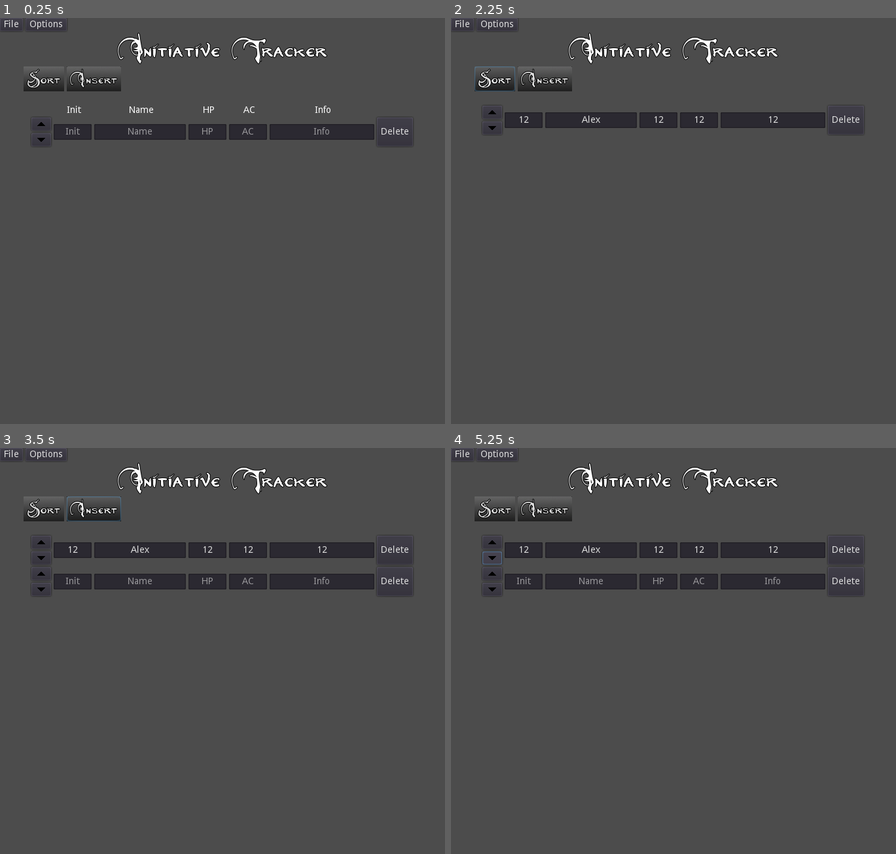
Above: before the commit, frames 1-4 (two rows, left to right).
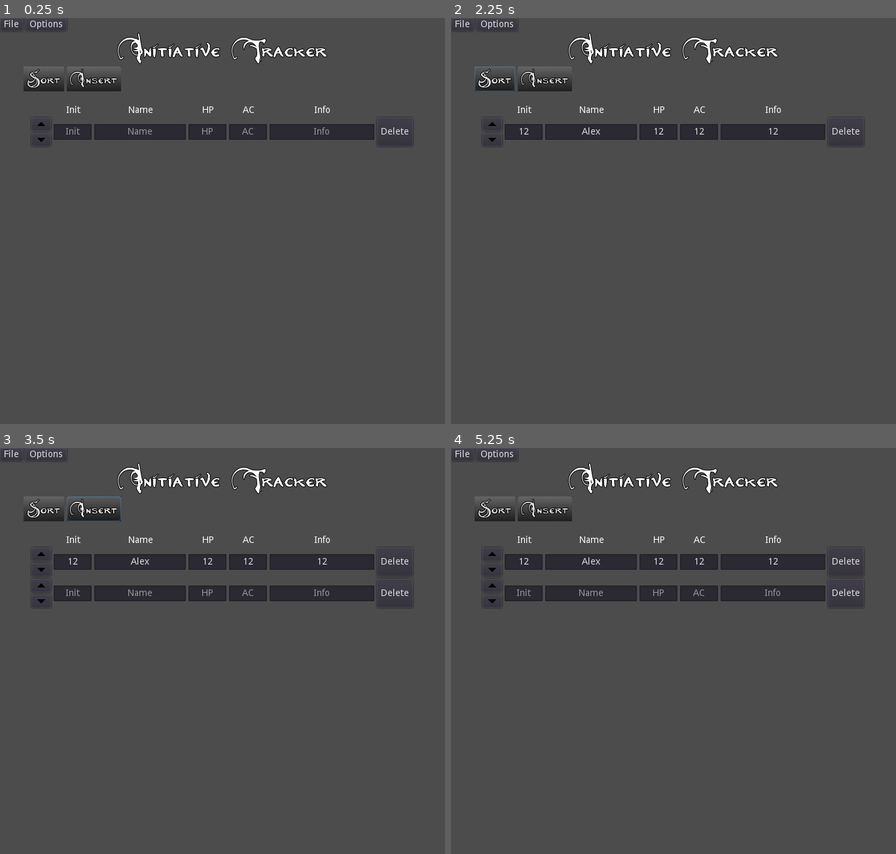
Above: after the commit, the same moments.

Repository: kellcj2/Initiative-Tracker
Game: Godot game, scene res://Scenes/Main.tscn
Two runs of this game, one before a commit and one after it. Both use one fixed random seed, a clock stepped at 60 frames per second and the inputs below.
Inputs (mouse positions are in pixels of both pictures, inside the frame that each line leads up to):
- Up to frame 1 (0.25 s): no input
- Up to frame 2 (2.25 s): click (522, 131) at 0.52 s; type "12" at 0.6 s; click (588, 131) at 0.75 s; type "Alex" at 0.83 s; click (660, 131) at 0.98 s; type "12" at 1.07 s; click (700, 131) at 1.27 s; type "12" at 1.35 s; click (771, 131) at 1.5 s; type "12" at 1.58 s; click "Sort" at 2 s
- Up to frame 3 (3.5 s): click "Insert" at 2.75 s
- Up to frame 4 (5.25 s): click "File" at 3.5 s; click (491, 541) at 4.27 s; click (491, 557) at 5.02 s

The runs differ from the first frame. In frame 1, 0.2% of the frame differs, in the area x 14-75%, y 21-24%; in frame 2, 4.3%; in frame 3, 8.4%; in frame 4, 8.4%, in the area x 7-93%, y 21-40%.

Commit message:
Bug fixes

Diff:
--- a/Scenes/Character.tscn
+++ b/Scenes/Character.tscn
@@ -9,6 +9,9 @@
 margin_bottom = 24.0
 mouse_filter = 0
 script = ExtResource( 1 )
+__meta__ = {
+"_edit_use_anchors_": false
+}
 
 [node name="Init" type="LineEdit" parent="."]
 margin_right = 58.0
--- a/Scenes/Main.tscn
+++ b/Scenes/Main.tscn
@@ -15,13 +15,15 @@
 anchor_right = 1.0
 anchor_bottom = 1.0
 script = ExtResource( 1 )
+__meta__ = {
+"_edit_use_anchors_": false
+}
 
 [node name="VBoxContainer" type="VBoxContainer" parent="."]
 margin_right = 680.0
 margin_bottom = 620.0
 
 [node name="Menu" type="HBoxContainer" parent="VBoxContainer"]
-editor/display_folded = true
 margin_right = 680.0
 margin_bottom = 20.0
 script = ExtResource( 2 )
@@ -78,3 +80,55 @@
 margin_bottom = 130.0
 rect_min_size = Vector2( 0, 10 )
 size_flags_vertical = 0
+
+[node name="Labels" type="HBoxContainer" parent="VBoxContainer"]
+margin_top = 134.0
+margin_right = 680.0
+margin_bottom = 148.0
+alignment = 1
+
+[node name="Init" type="Label" parent="VBoxContainer/Labels"]
+margin_left = 83.0
+margin_right = 141.0
+margin_bottom = 14.0
+rect_min_size = Vector2( 58, 0 )
+text = "Init"
+align = 1
+
+[node name="Name" type="Label" parent="VBoxContainer/Labels"]
+margin_left = 145.0
+margin_right = 285.0
+margin_bottom = 14.0
+rect_min_size = Vector2( 140, 0 )
+text = "Name"
+align = 1
+
+[node name="HP" type="Label" parent="VBoxContainer/Labels"]
+margin_left = 289.0
+margin_right = 347.0
+margin_bottom = 14.0
+rect_min_size = Vector2( 58, 0 )
+text = "HP"
+align = 1
+
+[node name="AC" type="Label" parent="VBoxContainer/Labels"]
+margin_left = 351.0
+margin_right = 409.0
+margin_bottom = 14.0
+rect_min_size = Vector2( 58, 0 )
+text = "AC"
+align = 1
+
+[node name="Info" type="Label" parent="VBoxContainer/Labels"]
+margin_left = 413.0
+margin_right = 573.0
+margin_bottom = 14.0
+rect_min_size = Vector2( 160, 0 )
+text = "Info"
+align = 1
+
+[node name="Spacer" type="Label" parent="VBoxContainer/Labels"]
+margin_left = 577.0
+margin_right = 597.0
+margin_bottom = 14.0
+rect_min_size = Vector2( 20, 0 )
--- a/Scenes/Row.tscn
+++ b/Scenes/Row.tscn
@@ -12,61 +12,13 @@
 margin_bottom = 62.0
 size_flags_horizontal = 4
 script = ExtResource( 1 )
-
-[node name="Labels" type="HBoxContainer" parent="."]
-margin_right = 583.0
-margin_bottom = 14.0
-
-[node name="Space" type="Label" parent="Labels"]
-margin_right = 32.0
-margin_bottom = 14.0
-rect_min_size = Vector2( 32, 0 )
-align = 1
-
-[node name="Init" type="Label" parent="Labels"]
-margin_left = 36.0
-margin_right = 94.0
-margin_bottom = 14.0
-rect_min_size = Vector2( 58, 0 )
-text = "Init"
-align = 1
-
-[node name="Name" type="Label" parent="Labels"]
-margin_left = 98.0
-margin_right = 238.0
-margin_bottom = 14.0
-rect_min_size = Vector2( 140, 0 )
-text = "Name"
-align = 1
-
-[node name="HP" type="Label" parent="Labels"]
-margin_left = 242.0
-margin_right = 300.0
-margin_bottom = 14.0
-rect_min_size = Vector2( 58, 0 )
-text = "HP"
-align = 1
-
-[node name="AC" type="Label" parent="Labels"]
-margin_left = 304.0
-margin_right = 362.0
-margin_bottom = 14.0
-rect_min_size = Vector2( 58, 0 )
-text = "AC"
-align = 1
-
-[node name="Info" type="Label" parent="Labels"]
-margin_left = 366.0
-margin_right = 526.0
-margin_bottom = 14.0
-rect_min_size = Vector2( 160, 0 )
-text = "Info"
-align = 1
+__meta__ = {
+"_edit_use_anchors_": false
+}
 
 [node name="Char" type="HBoxContainer" parent="."]
-margin_top = 18.0
 margin_right = 583.0
-margin_bottom = 62.0
+margin_bottom = 44.0
 
 [node name="Buttons" type="VBoxContainer" parent="Char"]
 margin_right = 30.0
--- a/Scripts/Character.gd
+++ b/Scripts/Character.gd
@@ -1,21 +1,32 @@
 extends HBoxContainer
 
+onready var expression = Expression.new()
+
 func _ready():
-	var init_text = get_node("Init")
-	init_text.connect("focus_exited", self, "_check_input")
-	init_text.connect("focus_exited", self, "_clear_select", [init_text])
+# warning-ignore:return_value_discarded
+	$Init.connect("focus_exited", self, "_check_input", [null, $Init])
+# warning-ignore:return_value_discarded
+	$HP.connect("focus_exited", self, "_check_input", [null, $HP])
+# warning-ignore:return_value_discarded
+	$AC.connect("focus_exited", self, "_check_input", [null, $AC])
 
-	var name = get_node("Name")
-	name.connect("focus_exited", self, "_clear_select", [name])
+# warning-ignore:return_value_discarded
+	$Init.connect("text_entered", self, "_check_input", [$Init]) # enter is pressed
+# warning-ignore:return_value_discarded
+	$HP.connect("text_entered", self, "_check_input", [$HP])
+# warning-ignore:return_value_discarded
+	$AC.connect("text_entered", self, "_check_input", [$AC])
 
-	var hp = get_node("HP")
-	hp.connect("focus_exited", self, "_clear_select", [hp])
-
-	var ac = get_node("AC")
-	ac.connect("focus_exited", self, "_clear_select", [ac])
-
-	var info = get_node("Info")
-	info.connect("focus_exited", self, "_clear_select", [info])
+# warning-ignore:return_value_discarded
+	$Init.connect("focus_exited", self, "_clear_select", [$Init])
+# warning-ignore:return_value_discarded
+	$Name.connect("focus_exited", self, "_clear_select", [$Name])
+# warning-ignore:return_value_discarded
+	$HP.connect("focus_exited", self, "_clear_select", [$HP])
+# warning-ignore:return_value_discarded
+	$AC.connect("focus_exited", self, "_clear_select", [$AC])
+# warning-ignore:return_value_discarded
+	$Info.connect("focus_exited", self, "_clear_select", [$Info])
 
 
 # @name: _clear_select
@@ -33,40 +44,30 @@
 
 # @name: _check_input
 # @desc: if input is expression, calculate. If error, make red
-func _check_input():
-	var init_node = get_node("Init")
-	var txt = init_node.text
-	var numbers = []
-	var ops = ''
-	var i = 0
-	var max_len = len(txt)
+func _check_input(text, node):
+	var result
+	if text == null:
+		result = _eval(node.text)
+	else:
+		result = _eval(text)
 
-	while i < max_len:
-		var num = ''
-		if txt[i] == '-': # deals with negatives
-			num += txt[i]
-			if i+1 < max_len:
-				 i += 1
+	if result != null:
+		node.text = result
+		node.add_color_override("font_color", Color(1, 1, 1, 0.8)) # white
+	else:
+		node.add_color_override("font_color", Color(1, 0.27, 0, 1)) # red
 
-		while (int(txt[i]) or txt[i] == '0'): # get entire integer
-			num += txt[i]
-			if i < len(txt)-1:
-				i += 1
-			else: # end of input
-				break
 
-		if len(num) > 0 or txt[i] == '0':
-			numbers.append(int(num))
-		if (txt[i] == '+' or txt[i] == '-') and (numbers.size() > 0):
-			ops += txt[i]
-		elif (txt[i] != ' ') and (txt[i] != '0') and (!int(txt[i])): # invalid character, error
-			init_node.add_color_override("font_color", Color(1, 0.27, 0, 1))
-			return
-		i += 1
-	# -- end while
-	#print(numbers)
-	if ops == '+':
-		init_node.text = String(numbers[0] + numbers[1])
-	elif ops == '-' and numbers.size() > 1:
-		init_node.text = String(numbers[0] - numbers[1])
-	init_node.add_color_override("font_color", Color(1, 1, 1, 0.8))
+# @name: _eval
+# @desc: evaluates expression
+# @param: command: string to be evaluated
+# @return: null if error, result otherwise
+func _eval(command):
+	var error = expression.parse(command, [])
+	if error != OK:
+		print(expression.get_error_text())
+		return null
+	var result = expression.execute([], null, true) # need to check if failed
+	if not expression.has_execute_failed():
+		return str(result)
+	return null
--- a/Scripts/Main.gd
+++ b/Scripts/Main.gd
@@ -73,9 +73,7 @@
 	row.get_node("Char/Buttons/ButtonUp").connect("button_down", self, "_move_up", [row])
 	row.get_node("Char/Buttons/ButtonDown").connect("button_down", self, "_move_down", [row])
 	row.connect("tree_exiting", self, "_row_deleted")
-
-	if numRows == 1:
-		row.get_node("Labels").show()
+	_set_char_info(row)
 
 
 # @name: _move_up
@@ -120,14 +118,7 @@
 func _row_deleted():
 	numRows -= 1
 	_set_order_numbers()
-	if numRows > 0:
-		var nodes = get_tree().get_nodes_in_group("Rows")
-		for n in nodes:
-			print("ordernum: " + String(n.orderNum))
-			if n.orderNum == 1:
-				n.get_node("Labels").show()
-
-	print("num rows: " + String(numRows))
+	#print("num rows: " + String(numRows))
 
 # @name: _sort_characters
 # @param: type of sort - either "sort_order" or "sort_val"
@@ -142,11 +133,11 @@
 		i.queue_free()
 
 	var parent = get_node("VBoxContainer")
+	numRows = newNodes.size()
+
 	for i in newNodes: # add sorted nodes to scene
 		parent.add_child(i)
-		numRows += 1
-		if numRows == 1:
-			i.get_node("Labels").show()
+		_set_char_info(i)
 
 	_test_integers(newNodes) # checks if Init is integer
 
@@ -195,3 +186,28 @@
 	for i in rows:
 		i.orderNum = num
 		num += 1
+
+# @name: _set_char_info
+# @desc: sets LineEdits in a row to visible or not based on Menu selection
+func _set_char_info(row):
+	var menu = get_node("VBoxContainer/Menu")
+
+	if !menu.nameVisible:
+		row.get_node("Char/Character/Name").hide()
+	else:
+		row.get_node("Char/Character/Name").show()
+
+	if !menu.hpVisible:
+		row.get_node("Char/Character/HP").hide()
+	else:
+		row.get_node("Char/Character/HP").show()
+
+	if !menu.acVisible:
+		row.get_node("Char/Character/AC").hide()
+	else:
+		row.get_node("Char/Character/AC").show()
+
+	if !menu.infoVisible:
+		row.get_node("Char/Character/Info").hide()
+	else:
+		row.get_node("Char/Character/Info").show()
--- a/Scripts/Menu.gd
+++ b/Scripts/Menu.gd
@@ -114,6 +114,11 @@
 	var save_game = File.new()
 	if save_game.open(filename, File.WRITE) != 0:
 		return # can't open file
+
+	save_game.store_line(to_json(nameVisible))
+	save_game.store_line(to_json(hpVisible))
+	save_game.store_line(to_json(acVisible))
+	save_game.store_line(to_json(infoVisible))
 	var save_nodes = get_tree().get_nodes_in_group("Rows")
 	for i in save_nodes: # get all data in current rows and write to file
 		var char_data = i._get_save_data()
@@ -141,17 +146,20 @@
 	# process saved data
 	load_game.open(filename, File.READ)
 	var numRows = 0
-	while not load_game.eof_reached():
+
+	# first 4 lines have label data
+	var name = parse_json(load_game.get_line())
+	var hp = parse_json(load_game.get_line())
+	var ac = parse_json(load_game.get_line())
+	var info = parse_json(load_game.get_line())
+
+	while load_game.get_position() < load_game.get_len():
 		var current_line = parse_json(load_game.get_line())
-		if current_line == null: # there's a blank line at end of file when saving for whatever reason...
-			break
 
 		numRows += 1
 		var new_object = load(current_line["filename"]).instance()
 		get_node(current_line["parent"]).add_child(new_object)
 		new_object.orderNum = numRows
-		if numRows == 1:
-			new_object.get_node("Labels").show()
 
 		for i in current_line.keys(): # sets appropriate data for the new object
 			if i == "filename" or i == "parent":
@@ -160,6 +168,28 @@
 			new_object.get_node(data_path).text = current_line[i]
 
 	load_game.close()
+
+	# set LineEdits to invisible if necessary
+	var rows = get_tree().get_nodes_in_group("Rows")
+	for row in rows:
+		if not name:
+			row.get_node("Char/Character/Name").hide()
+		if not hp:
+			row.get_node("Char/Character/HP").hide()
+		if not ac:
+			row.get_node("Char/Character/AC").hide()
+		if not info:
+			row.get_node("Char/Character/Info").hide()
+
+	# set option buttons to appropriate setting
+	if name != nameVisible:
+		_options_pressed(0)
+	if hp != hpVisible:
+		_options_pressed(1)
+	if ac != acVisible:
+		_options_pressed(2)
+	if info != infoVisible:
+		_options_pressed(3)
 
 
 # @name: _options_pressed
@@ -181,12 +211,16 @@
 		current = infoVisible
 
 	var name = options.get_item_text(ID)
-
+	# show / hide respective label
+	if current:
+		get_parent().get_node("Labels/" + name).show()
+	else:
+		get_parent().get_node("Labels/" + name).hide()
+
+	# show / hide respective LineEdit in row
 	var rows = get_tree().get_nodes_in_group("Rows")
 	for row in rows:
 		if current:
 			row.get_node("Char/Character/" + name).show()
-			row.get_node("Labels/" + name).show()
 		else:
 			row.get_node("Char/Character/" + name).hide()
-			row.get_node("Labels/" + name).hide()
--- a/Scripts/Row.gd
+++ b/Scripts/Row.gd
@@ -3,29 +3,13 @@
 var orderNum
 
 func _ready():
-	get_node("Labels").hide()
 	orderNum = get_parent().get_parent().numRows
 
 	var delButton = get_node("Char/Delete")
 	delButton.connect("button_down", self, "_delete_button")
 
-	var menu = get_parent().get_node("Menu")
-	if !menu.nameVisible:
-		get_node("Char/Character/Name").hide()
-	if !menu.hpVisible:
-		get_node("Char/Character/HP").hide()
-	if !menu.acVisible:
-		get_node("Char/Character/AC").hide()
-	if !menu.infoVisible:
-		get_node("Char/Character/Info").hide()
 
 func _delete_button():
-	if orderNum == 1: # hack
-		var rows = get_tree().get_nodes_in_group("Rows")
-		for row in rows:
-			if row.orderNum == 2 or row.orderNum == 1:
-				row.get_node("Labels").show()
-
 	queue_free()
 
 
Not shown, changed: README.md
